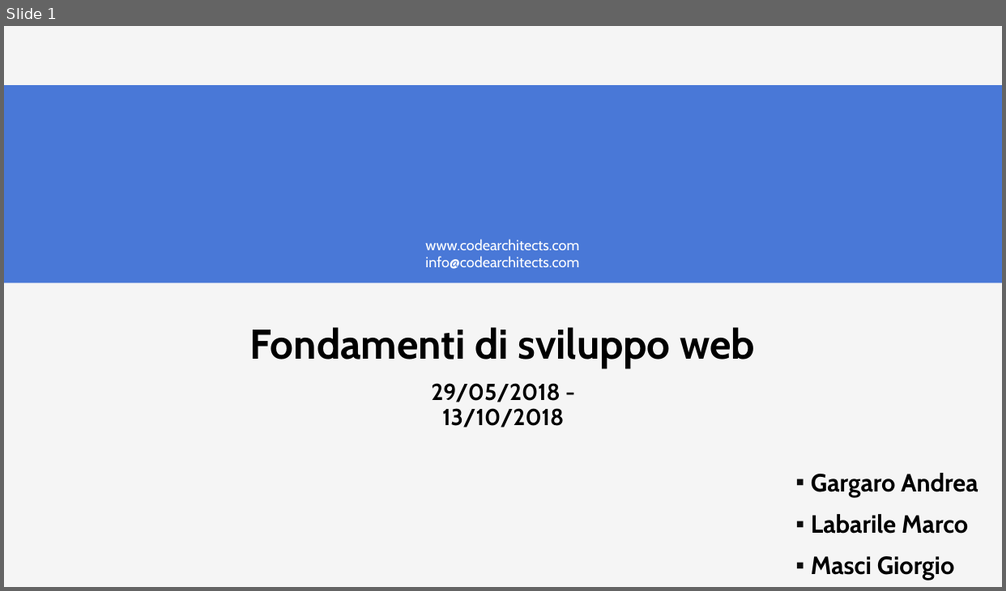
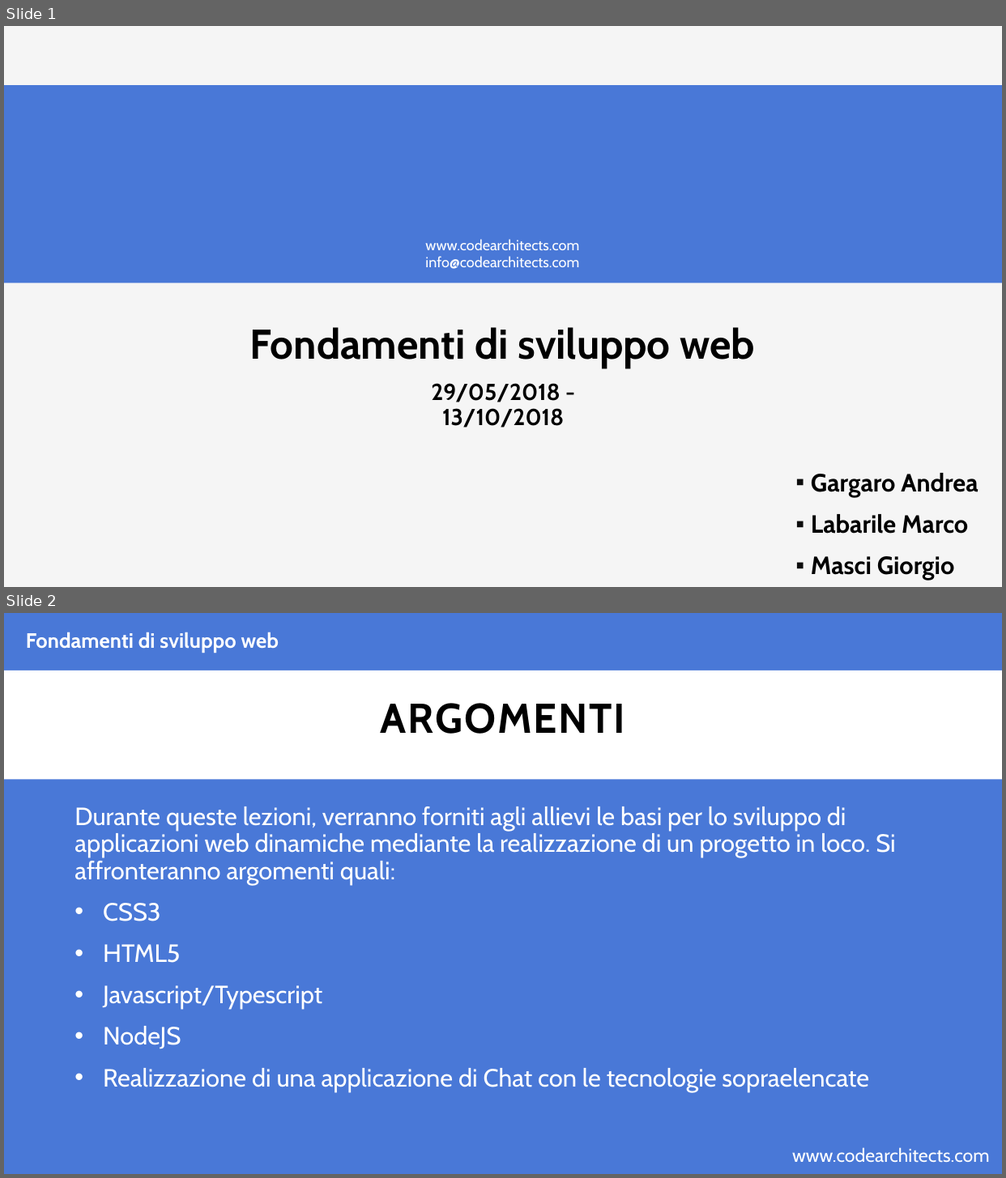
Before and after one commit to CodeArchitectsTraining/fondamenti-sviluppo-web-29052018, a slide deck: slides/html.pptx. Shown one above the other, each under a label of ours: slide 1 before the commit, slides 1 and 2 after it. The pictures are 1006x591 and 1006x1178 pixels, drawn with LibreOffice and Linux fonts; fonts in the diff are those of the drawing; background and template pictures are left out. Boxes give left, top, right and bottom in pixels: in the first picture for what was removed or moved away, otherwise in the second. Text is boxed around its words. In the diff, an @@ line names an element or a change of style, - is before the commit and + after.

Commit message:
adding html slides

```diff
--- a/slides/html.pptx
+++ b/slides/html.pptx
@@ slide 2 added at (4,613,1002,1174), background #4978D7 @@
@@ text added at (26,632,279,652), 20 pt, text #FFFFFF, bold @@
+Fondamenti di sviluppo web
@@ rectangle added at (4,671,1002,780), fill #FFFFFF @@
@@ title added at (381,703,626,734), 40 pt, text #000000, bold @@
+ARGOMENTI
@@ text added at (74,807,895,1092), 24 pt, text #FFFFFF @@
+Durante queste lezioni, verranno forniti agli allievi le basi per lo sviluppo di applicazioni web dinamiche mediante la realizzazione di un progetto in loco. Si affronteranno argomenti quali:
+• CSS3
+• HTML5
+• Javascript/Typescript
+• NodeJS
+• Realizzazione di una applicazione di Chat con le tecnologie sopraelencate
@@ text added at (792,1148,990,1163), 18 pt, text #FFFFFF @@
+www.codearchitects.com
```
Also in this commit, not shown: 4 slides changed, 26 other slides added, 1 slide removed, 2 other files.
